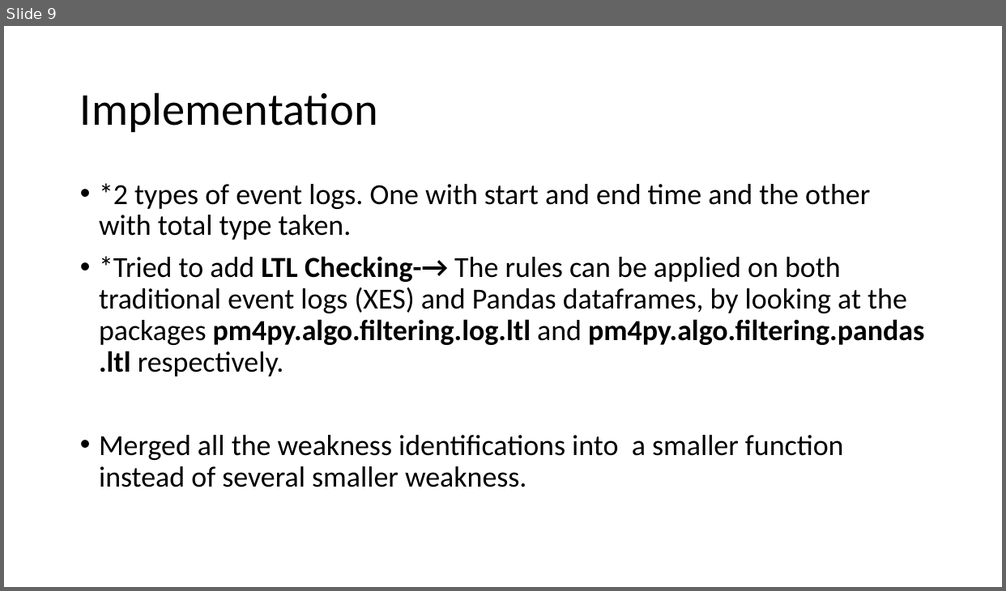
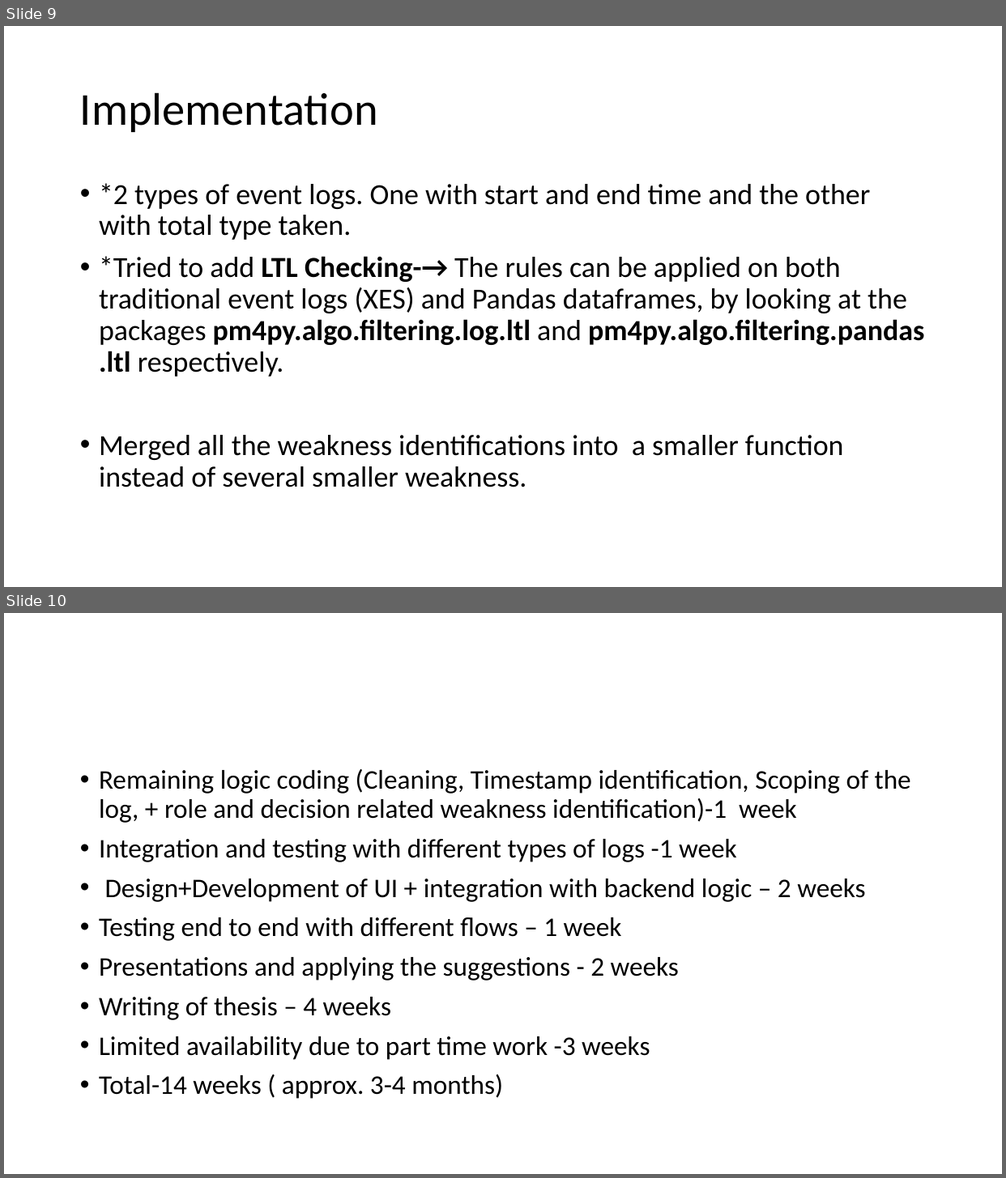
Before and after one commit to deepak-sateesh/processmining, a slide deck: Presentations/Presentation_9.pptx. Shown one above the other, each under a label of ours: slide 9 before the commit, slides 9 and 10 after it. The pictures are 1006x591 and 1006x1178 pixels, drawn with LibreOffice and Linux fonts; fonts in the diff are those of the drawing. Boxes give left, top, right and bottom in pixels: in the first picture for what was removed or moved away, otherwise in the second. Text is boxed around its words. In the diff, an @@ line names an element or a change of style, - is before the commit and + after.

Commit message:
Presentation 10

```diff
--- a/Presentations/Presentation_9.pptx
+++ b/Presentations/Presentation_9.pptx
@@ slide 10 added at [4,613,1002,1174], background #FFFFFF @@
@@ text added at [99,769,911,1099], 25.9 pt, text #000000 @@
+• Remaining logic coding (Cleaning, Timestamp identification, Scoping of the log, + role and decision related weakness identification)-1 week
+• Integration and testing with different types of logs -1 week
+• Design+Development of UI + integration with backend logic – 2 weeks
+• Testing end to end with different flows – 1 week
+• Presentations and applying the suggestions - 2 weeks
+• Writing of thesis – 4 weeks
+• Limited availability due to part time work -3 weeks
+• Total-14 weeks ( approx. 3-4 months)
```
Also in this commit, not shown: 9 other files.
